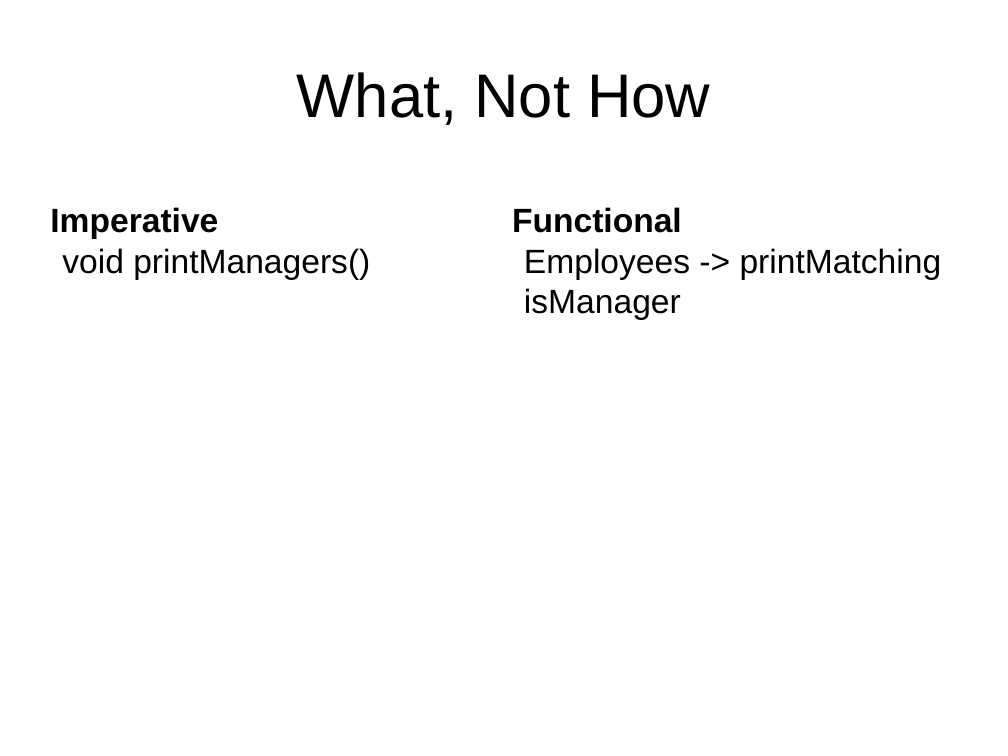
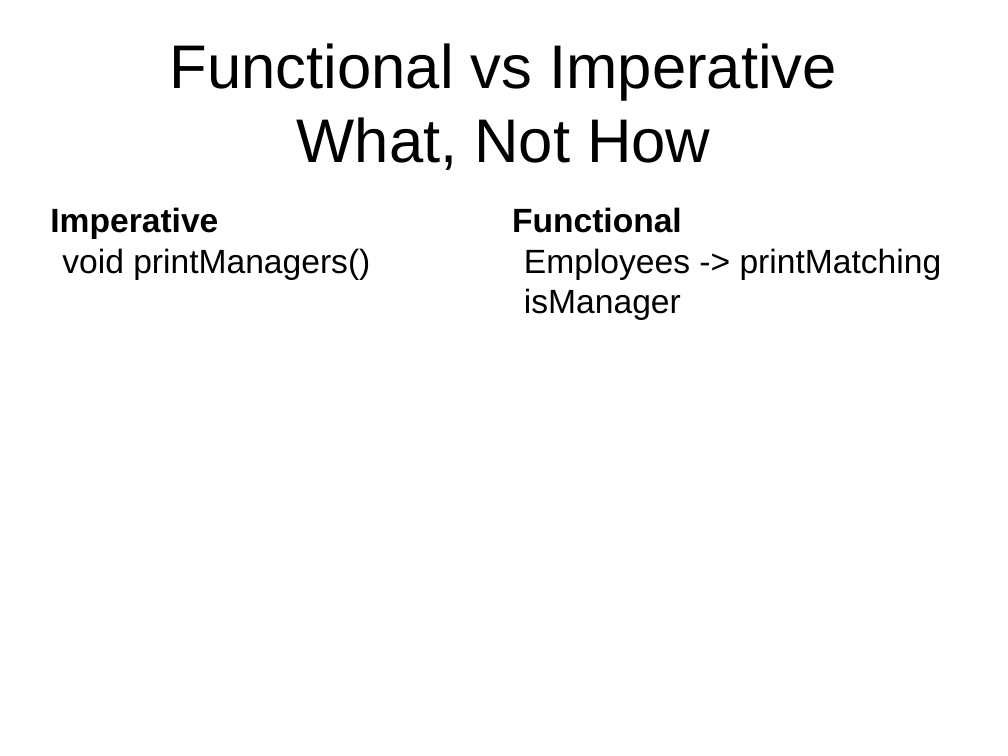
Before and after one commit to mlidbom/FSharpElevate, a slide deck: slide 2 of FSharp2.pptx. Drawn at 1008x756 pixels with LibreOffice and Linux fonts; fonts in the diff are those of the drawing. Boxes give left, top, right and bottom in pixels: in the first picture for what was removed or moved away, otherwise in the second. Text is boxed around its words. In the diff, an @@ line names an element or a change of style, - is before the commit and + after.

```diff
--- a/FSharp2.pptx
+++ b/FSharp2.pptx
@@ title at [170,43,837,170]: text changed @@
-What, Not How
+Functional vs Imperative
+What, Not How
```
Also in this commit, not shown: 2 other slides changed, 1 other file.
